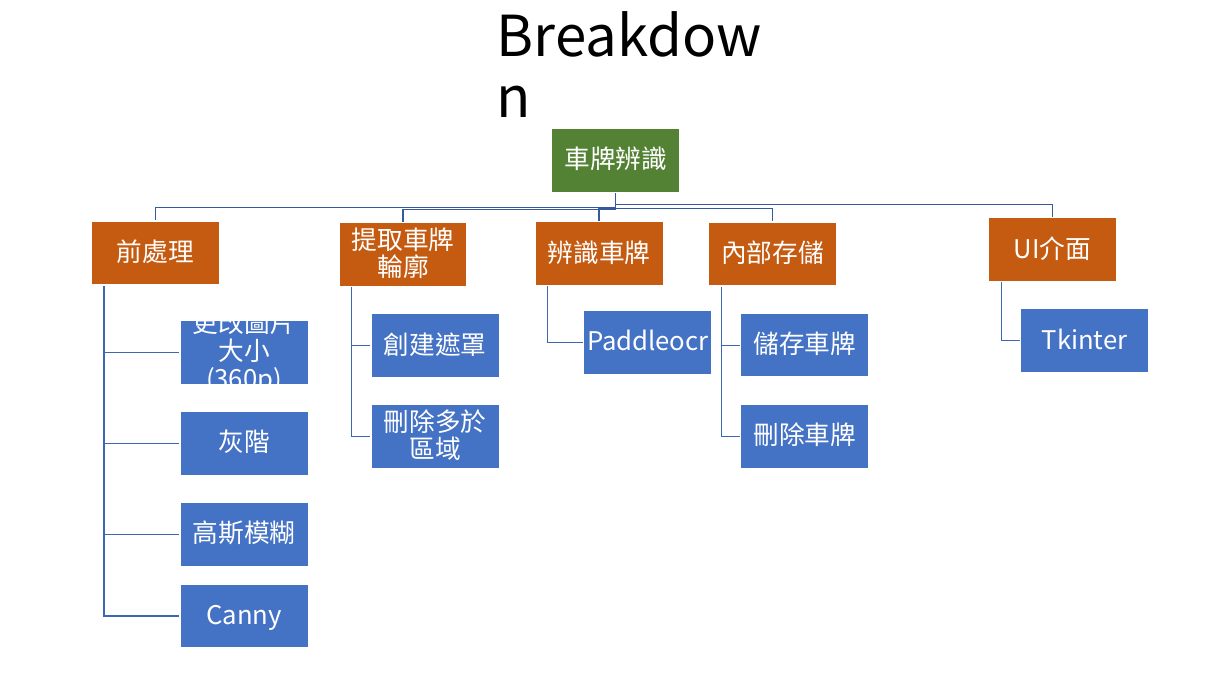
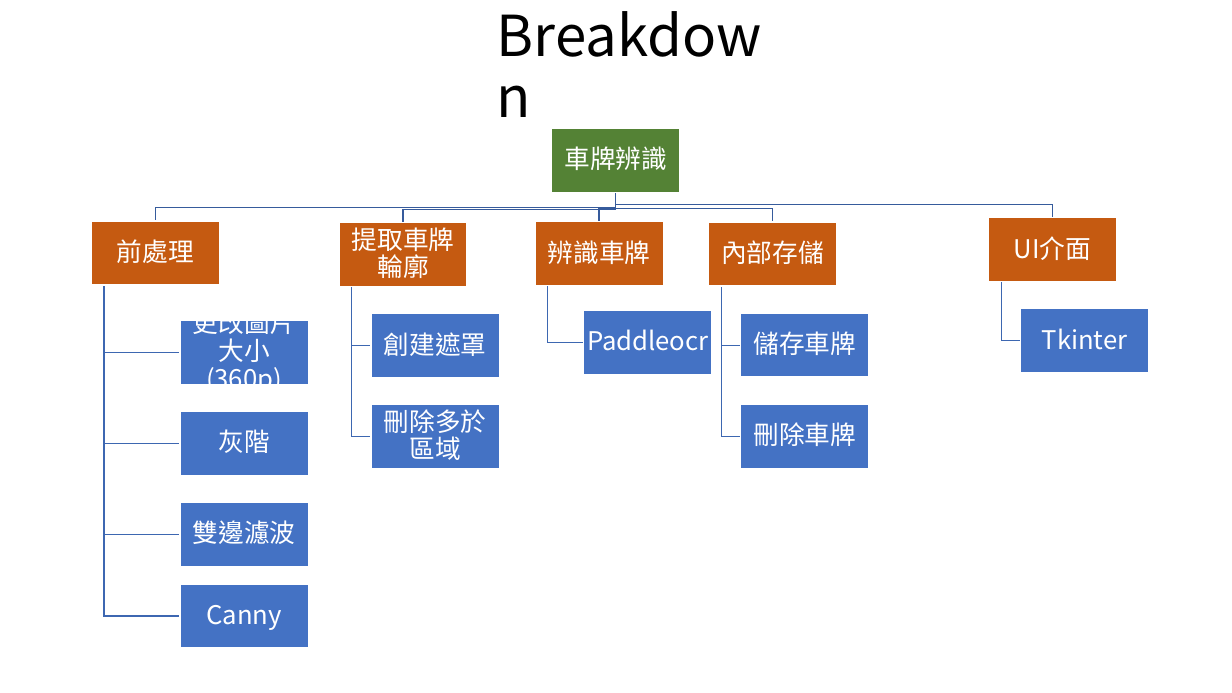
Before and after one commit to Koukya/Embedded-Image-Processing, a slide deck: slide 3 of 車牌辨識.pptx. Drawn at 1232x693 pixels with LibreOffice and Linux fonts; fonts in the diff are those of the drawing. Boxes give left, top, right and bottom in pixels: in the first picture for what was removed or moved away, otherwise in the second. Text is boxed around its words. In the diff, an @@ line names an element or a change of style, - is before the commit and + after.

```diff
--- a/車牌辨識.pptx
+++ b/車牌辨識.pptx
@@ text at [193,520,296,544]: text changed @@
-高斯模糊
+雙邊濾波
```
Also in this commit, not shown: 2 slides added, 7 other files.
